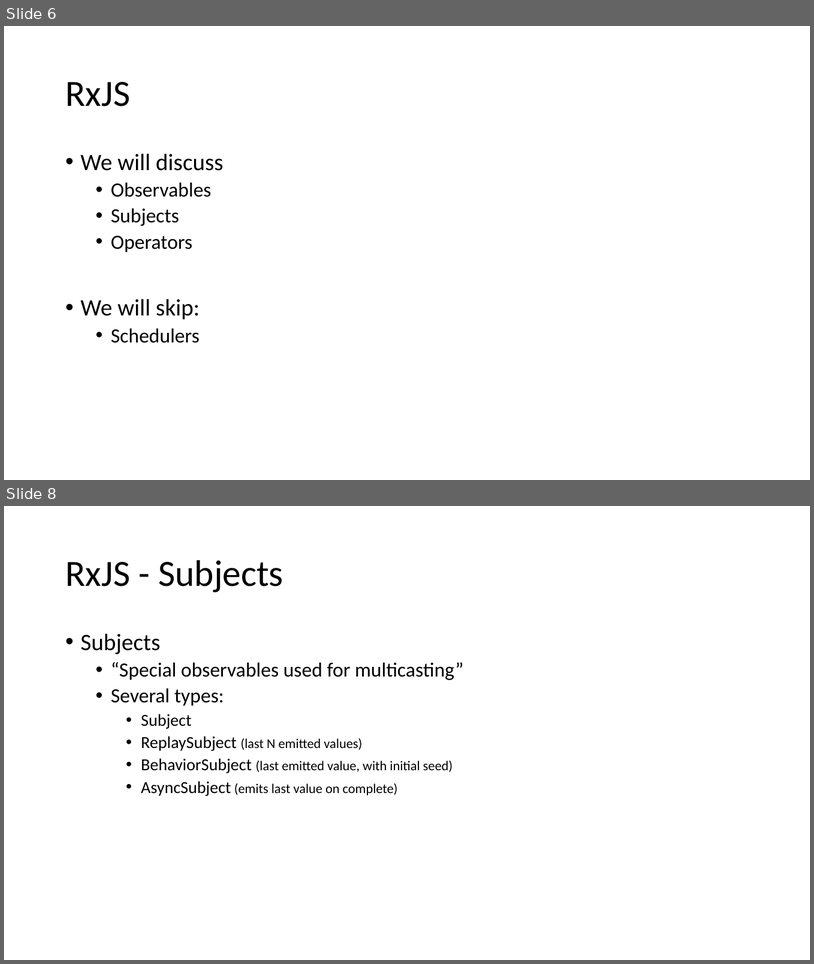
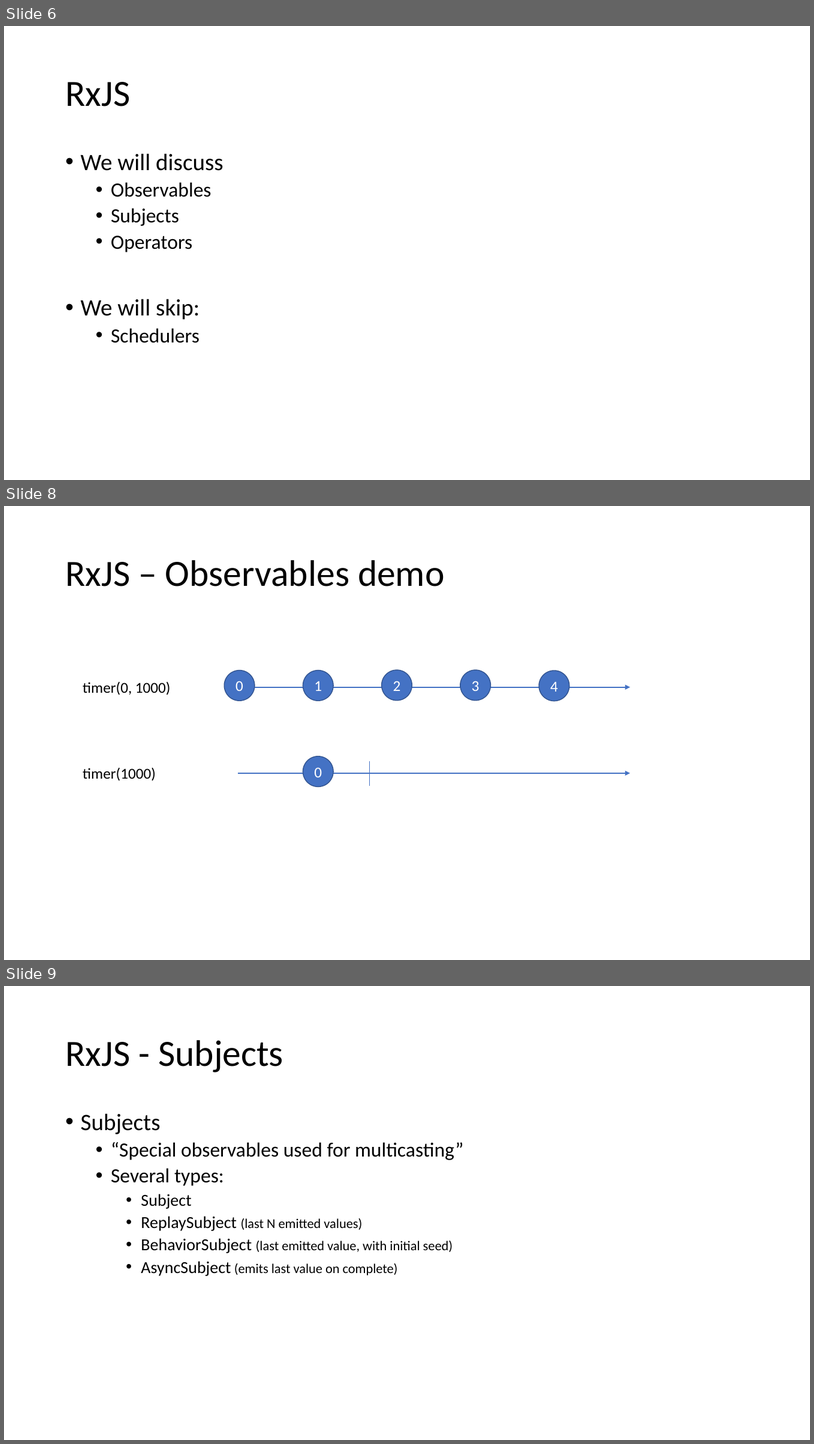
Before and after one commit to bertleemput/reactive-demo, a slide deck: Reactive Programming.pptx. Shown one above the other, each under a label of ours: slides 6 and 8 before the commit, slides 6, 8 and 9 after it; the slides between them are not shown. The pictures are 814x964 and 814x1444 pixels, drawn with LibreOffice and Linux fonts; fonts in the diff are those of the drawing. Boxes give left, top, right and bottom in pixels: in the first picture for what was removed or moved away, otherwise in the second. Text is boxed around its words. In the diff, an @@ line names an element or a change of style, - is before the commit and + after.

```diff
--- a/Reactive Programming.pptx
+++ b/Reactive Programming.pptx
@@ slide 8 added at (4,506,810,960), background #FFFFFF @@
@@ title added at (65,560,445,586), 44 pt, text #000000 @@
+RxJS – Observables demo
@@ text added at (83,681,171,695), 18 pt, text #000000 @@
+timer(0, 1000)
@@ group added at (224,670,631,701): 5 ellipses, 1 arrow @@
+0
+1
+2
+3
+4
@@ ellipse added at (303,756,333,786), fill #4472C4, outline #325491 1 pt, 18 pt, text #FFFFFF @@
+0
@@ text added at (83,767,156,781), 18 pt, text #000000 @@
+timer(1000)
@@ arrow added from (238, 773) to (631, 773), #4472C4 1.25 pt @@
@@ line added from (369, 761) to (369, 786), #4472C4 1 pt @@
@@ what was slide 8 is now slide 9 @@
```
Also in this commit, not shown: 1 slide changed, 9 other files.
